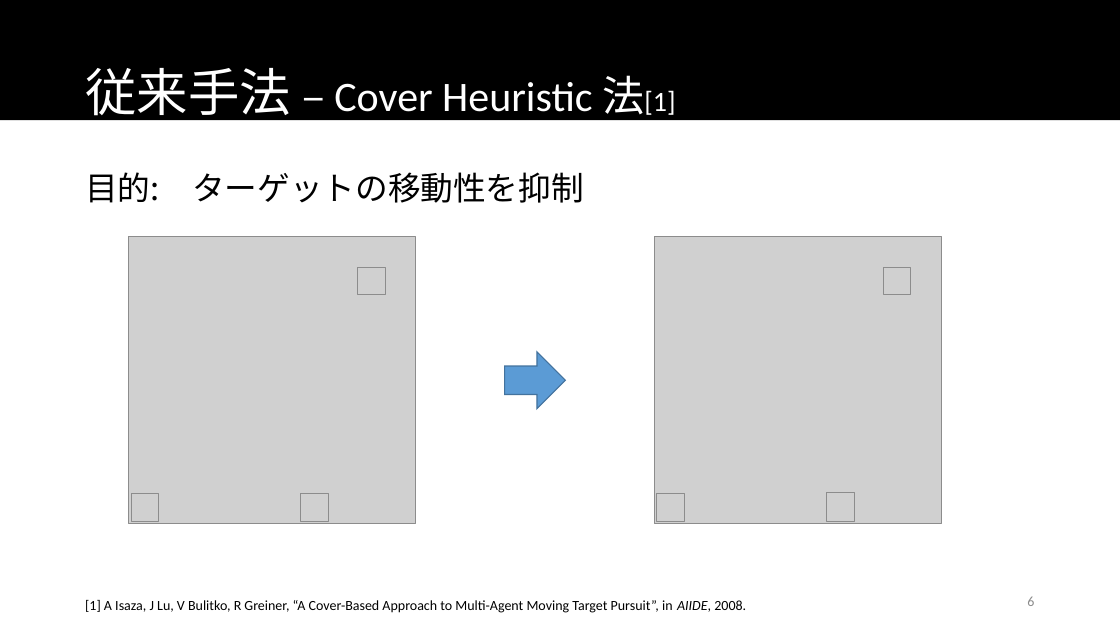
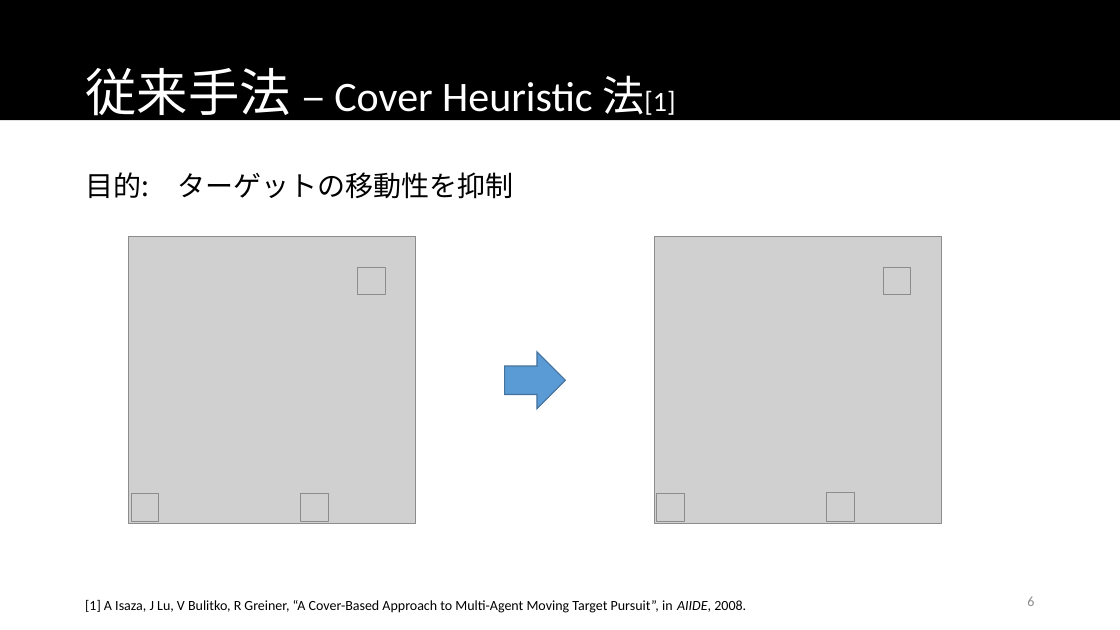
Before and after one commit to namidairo777/xiao_multiagent, a slide deck: slide 6 of documents/情報処理学会TANGXIAO_20170312.pptx. Drawn at 1120x630 pixels with LibreOffice and Linux fonts; fonts in the diff are those of the drawing; grey boxes stand for pictures. Boxes give left, top, right and bottom in pixels: in the first picture for what was removed or moved away, otherwise in the second. Text is boxed around its words. In the diff, an @@ line names an element or a change of style, - is before the commit and + after.

```diff
--- a/documents/情報処理学会TANGXIAO_20170312.pptx
+++ b/documents/情報処理学会TANGXIAO_20170312.pptx
@@ text "目的: ターゲットの移動性を抑制" at (x1=85, y1=172, x2=513, y2=199): size 28 to 24 pt @@
```
Also in this commit, not shown: 13 other slides changed, 1 slide added, 13 other files.
